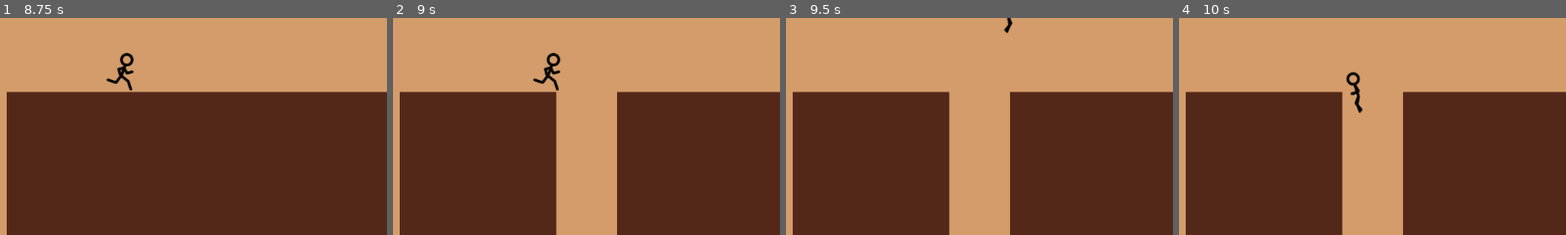
Above: before the commit, frames 1-4 (left to right).
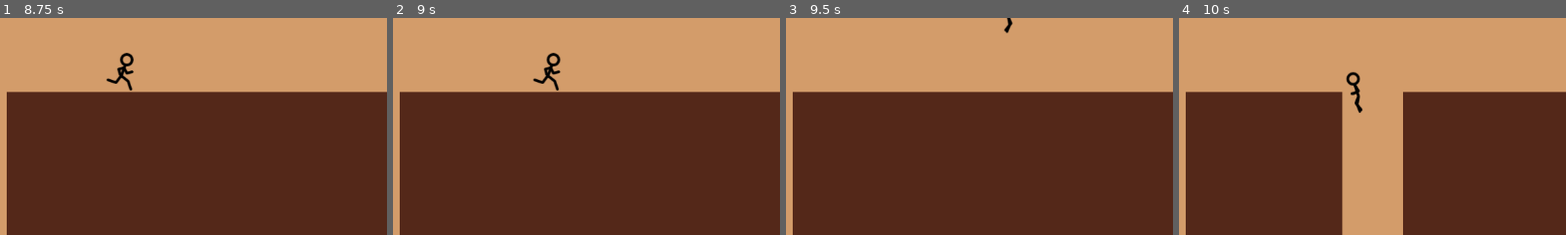
Above: after the commit, the same moments.

Repository: Kaylico/Only_One_Road
Game: Godot game, scene res://main.tscn
Same seed, same stepped clock (60 frames per second), same inputs: the game is played once before the commit and once after it.
Inputs:
- Up to frame 1 (8.75 s): tap Enter at 0.5, 2.75, 4.25 s; hold Right (ui_right) 0.53-2.03 s; tap Up (ui_up) at 0.77, 1.52, 3.02, 3.77, 4.52, 6.02, 6.77, 7.52 s; tap Space at 1.25, 3.5, 5 s; hold Left (ui_left) 2.03-2.78 s; hold Right (ui_right) 2.78-4.28 s; hold Left (ui_left) 4.28-5.03 s; hold Right (ui_right) 5.03-5.78 s; hold Left (ui_left) 5.78-7.28 s; hold Right (ui_right) from 7.28 s (still down)
- Up to frame 2 (9 s): keep holding Right (ui_right)
- Up to frame 3 (9.5 s): keep holding Right (ui_right); tap Up (ui_up) at 9.02 s
- Up to frame 4 (10 s): release Right (ui_right) at 9.53 s; hold Left (ui_left) from 9.53 s (still down); tap Up (ui_up) at 9.77 s
The pictures show only the part of the screen within x 7-57%, y 50-100%; the shares and areas given below are measured in that part.

Frame 1 is identical in both runs. In frame 2, 10% of the frame differs, in the area x 42-58%, y 33-100%; in frame 3, 10%; in frame 4, nothing differs.

Commit message:
Updated size and position properties for RectangleShape2D elements in main scene to improve collision detection and visual alignment.

Diff:
--- a/main.tscn
+++ b/main.tscn
@@ -86,7 +86,7 @@
 size = Vector2(120, 218)
 
 [sub_resource type="RectangleShape2D" id="RectangleShape2D_kek77"]
-size = Vector2(44.5, 5.5)
+size = Vector2(45.75, 5.5)
 
 [sub_resource type="RectangleShape2D" id="RectangleShape2D_ground2_right"]
 size = Vector2(358, 213)
@@ -181,7 +181,7 @@
 [node name="HoleTrigger" type="Area2D" parent="UILayer/Level/Ground2Hole"]
 
 [node name="CollisionShape2D" type="CollisionShape2D" parent="UILayer/Level/Ground2Hole/HoleTrigger"]
-position = Vector2(0, -108.25)
+position = Vector2(45.75, -108.25)
 shape = SubResource("RectangleShape2D_kek77")
 
 [node name="HoleSprite" type="ColorRect" parent="UILayer/Level/Ground2Hole"]
